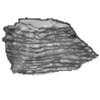
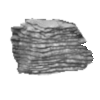
Layer changes from the first 100px x 100px image to the second:
hid "line", painted on it over [2, 17, 99, 71]
painted on "Pasted Layer" over [2, 17, 99, 76]
